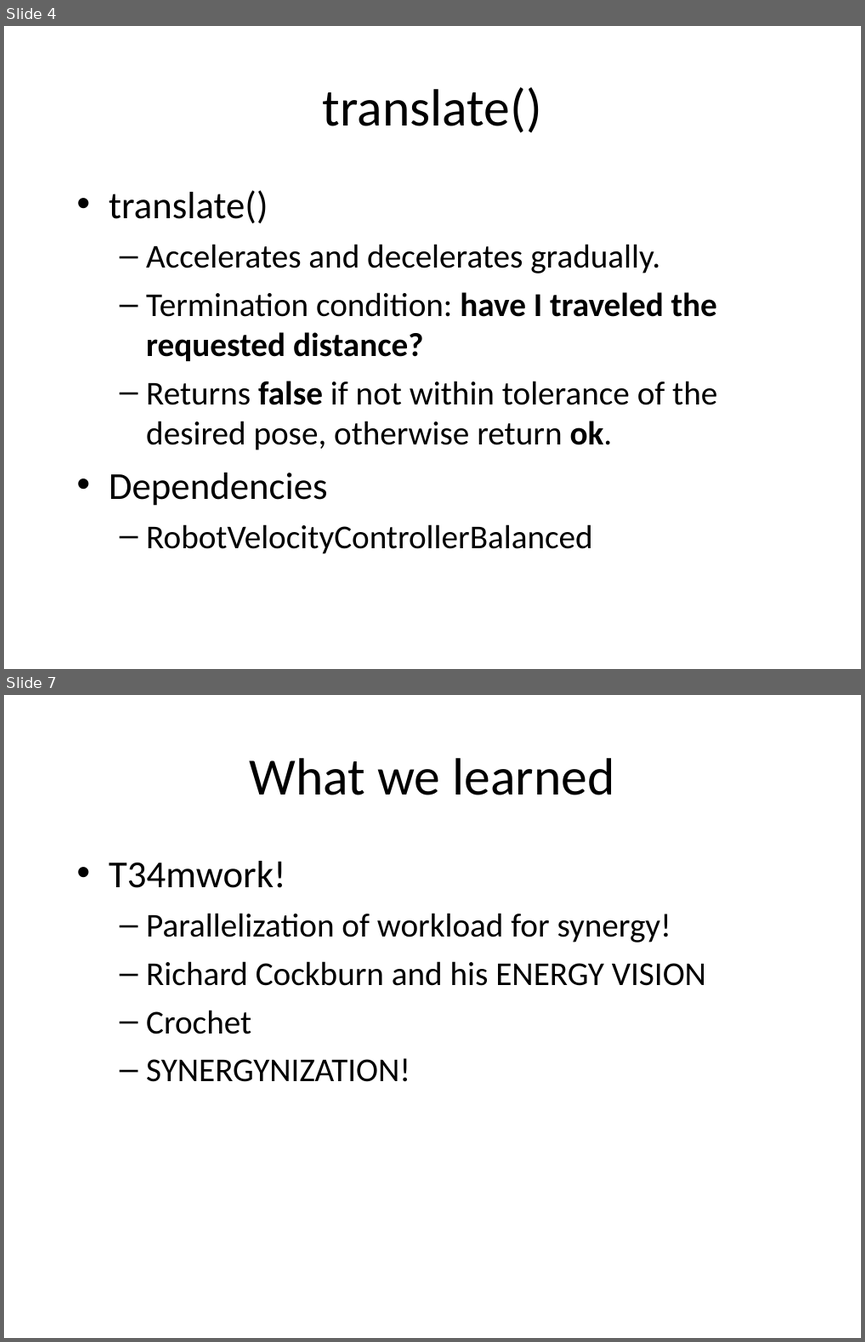
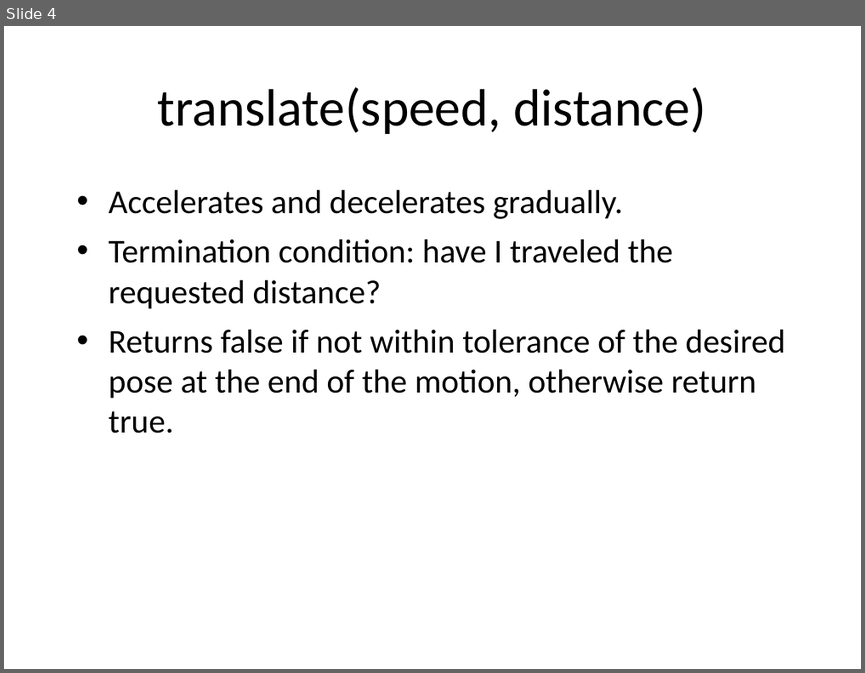
Before and after one commit to nforrester/6.141_labs, a slide deck: Other/RSS Lab 2 Presentation.ppt. Shown one above the other, each under a label of ours: slides 4 and 7 before the commit, slide 4 after it; the slides between them are not shown. The pictures are 865x1342 and 865x673 pixels, drawn with LibreOffice and Linux fonts; fonts in the diff are those of the drawing. Boxes give left, top, right and bottom in pixels: in the first picture for what was removed or moved away, otherwise in the second. Text is boxed around its words. In the diff, an @@ line names an element or a change of style, - is before the commit and + after.

```diff
--- a/Other/RSS Lab 2 Presentation.ppt
+++ b/Other/RSS Lab 2 Presentation.ppt
@@ slide 7 removed at (4, 695, 861, 1338), background #FFFFFF @@
@@ text removed at (250, 758, 614, 795) @@
-What we learned
@@ text removed at (109, 861, 706, 1082) @@
-• T34mwork!
-  – Parallelization of workload for synergy!
-  – Richard Cockburn and his ENERGY VISION
-  – Crochet
-  – SYNERGYNIZATION!
@@ slide 4 changed as well @@
@@ text at (158, 87, 706, 134): text changed @@
-translate()
+translate(speed, distance)
@@ text at (109, 190, 268, 223): paragraph removed @@
-• translate()
@@ text at (109, 189, 673, 309): bold off in "have I traveled the requested distance?"; bullet – to •; list level 2 to 1 in "Accelerates and decelerates gradually."; list level 2 to 1 in "Termination condition: have I traveled ..." @@
@@ text at (109, 329, 786, 433): text changed @@
-  – Returns false if not within tolerance of the desired pose, otherwise return ok.
-• Dependencies
-  – RobotVelocityControllerBalanced
+• Returns false if not within tolerance of the desired pose at the end of the motion, otherwise return true.
```
Also in this commit, not shown: 2 other slides changed, 6 slides added, 2 other slides removed.
